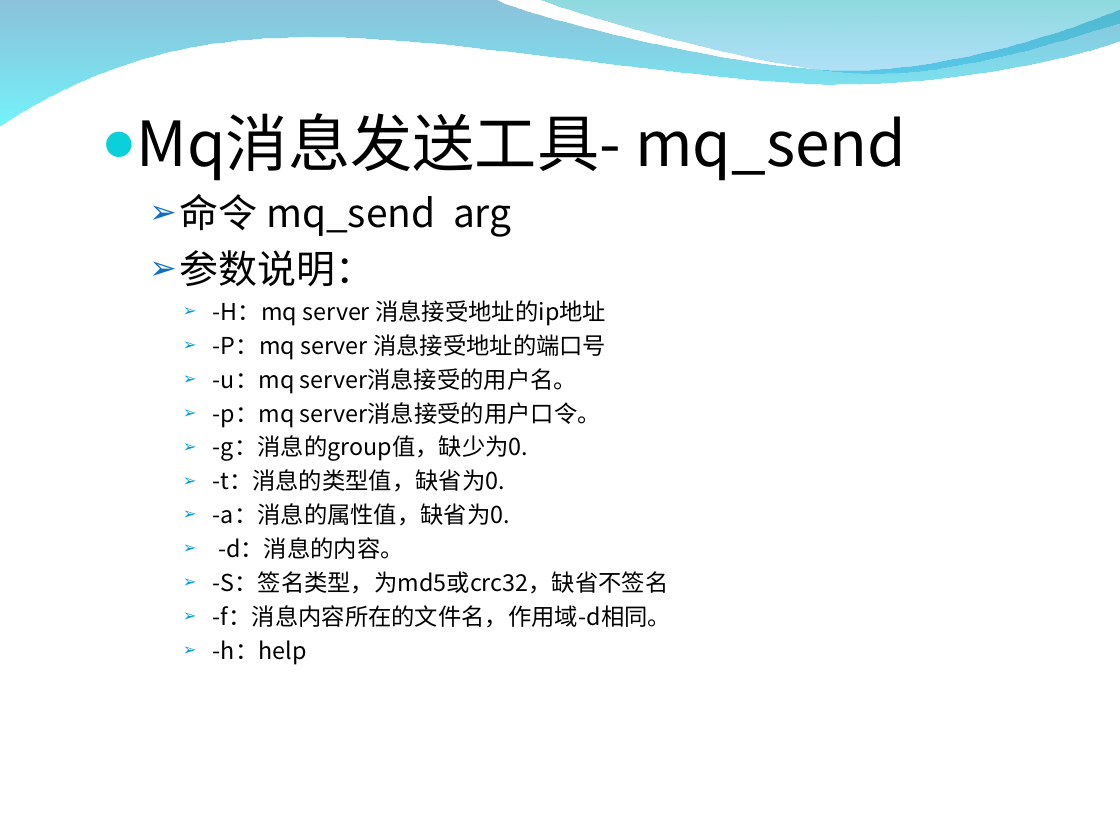
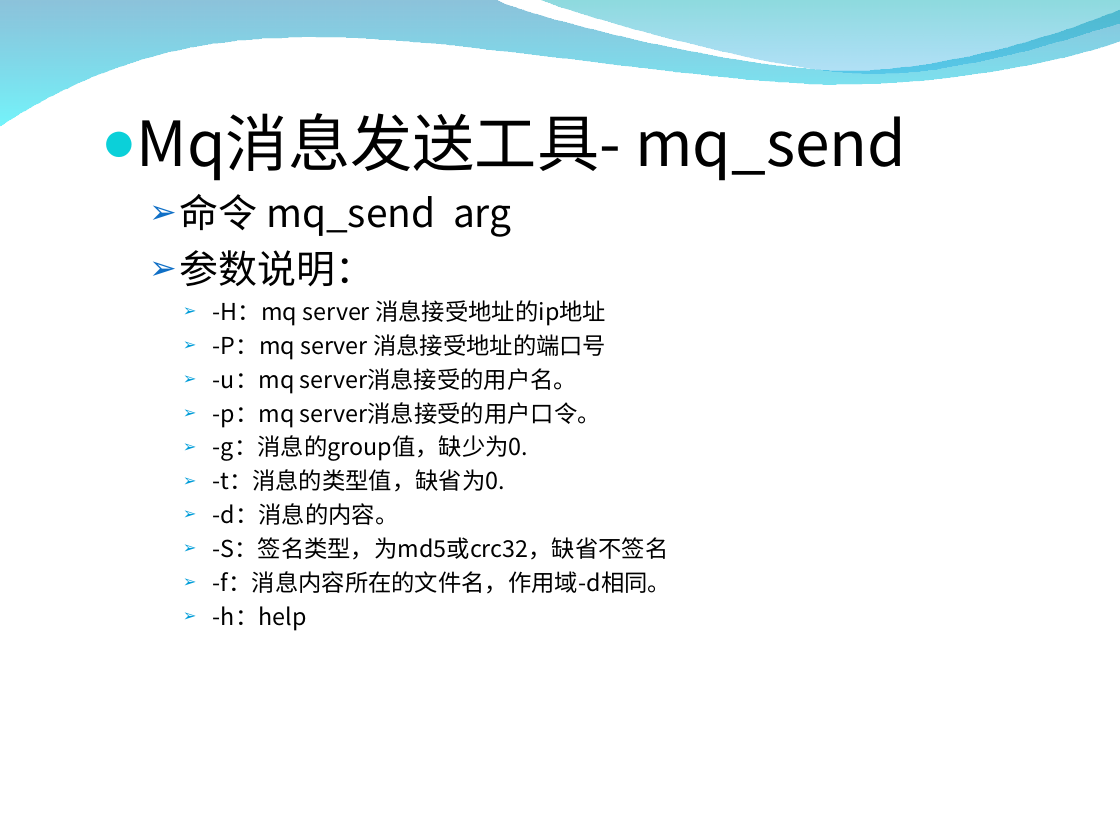
Before and after one commit to zxf1864/cwinux-mq, a slide deck: slide 30 of mq/doc/mq_introduce.ppt. Drawn at 1120x840 pixels with LibreOffice and Linux fonts; fonts in the diff are those of the drawing; background and template pictures are left out. Boxes give left, top, right and bottom in pixels: in the first picture for what was removed or moved away, otherwise in the second. Text is boxed around its words. In the diff, an @@ line names an element or a change of style, - is before the commit and + after.

```diff
--- a/mq/doc/mq_introduce.ppt
+++ b/mq/doc/mq_introduce.ppt
@@ text at box(213, 503, 510, 526): paragraph removed @@
-    ➢ -a：消息的属性值，缺省为0.
```
Also in this commit, not shown: 5 other slides changed.
